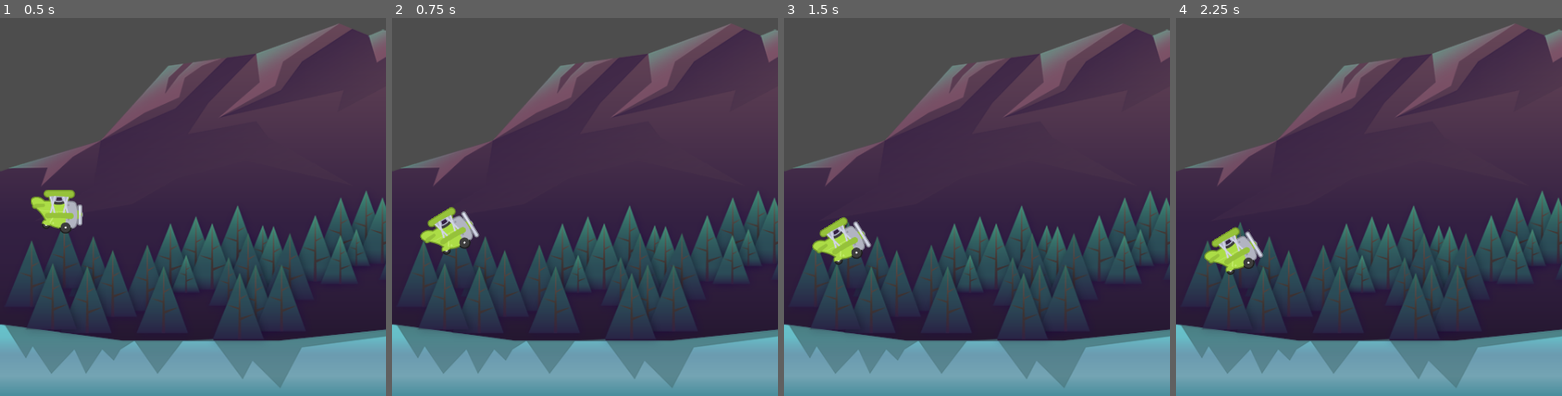
Above: before the commit, frames 1-4 (left to right).
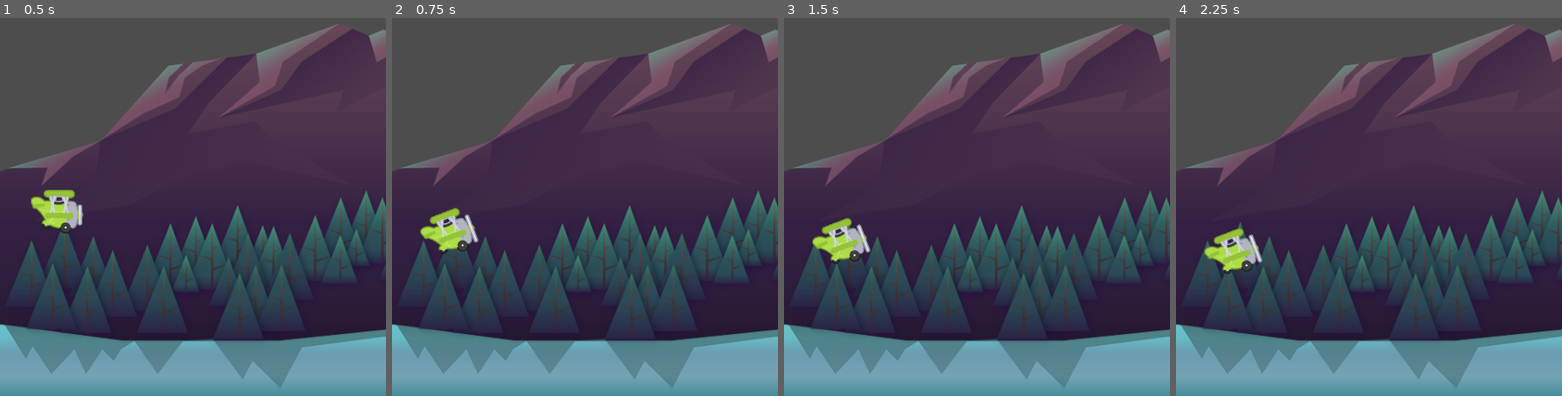
Above: after the commit, the same moments.

Repository: jaerrib/learning-godot
Game: Godot game, scene res://scenes/game/game.tscn
Two runs of this game, one before a commit and one after it. Both use one fixed random seed, a clock stepped at 60 frames per second and the inputs below.
Inputs:
- Up to frame 1 (0.5 s): no input
- Up to frame 2 (0.75 s): tap Space (fly) at 0.6 s
- Up to frame 3 (1.5 s): tap Space (fly) at 1.35 s
- Up to frame 4 (2.25 s): tap Space (fly) at 2.1 s

Frame 1 is identical in both runs. In frame 2, 0.7% of the frame differs, in the area x 7-23%, y 50-63%; in frame 3, 0.7%; in frame 4, 0.7%, in the area x 7-23%, y 55-68%.

Commit message:
Update plane animation

Diff:
--- a/tappy-plane/scenes/plane/plane.tscn
+++ b/tappy-plane/scenes/plane/plane.tscn
@@ -49,7 +49,7 @@
 "times": PackedFloat32Array(0, 0.1, 0.3),
 "transitions": PackedFloat32Array(1, 1, 1),
 "update": 0,
-"values": [0.0, -0.523599, 0.0]
+"values": [0.0, -0.349066, 0.0]
 }
 
 [sub_resource type="Animation" id="Animation_7eoqu"]
